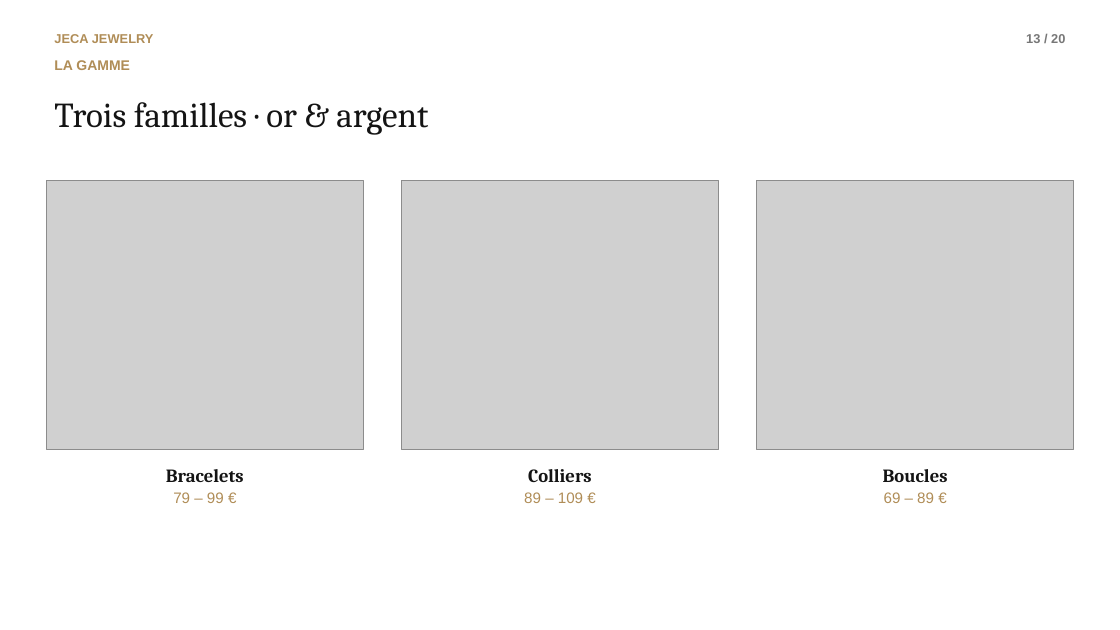
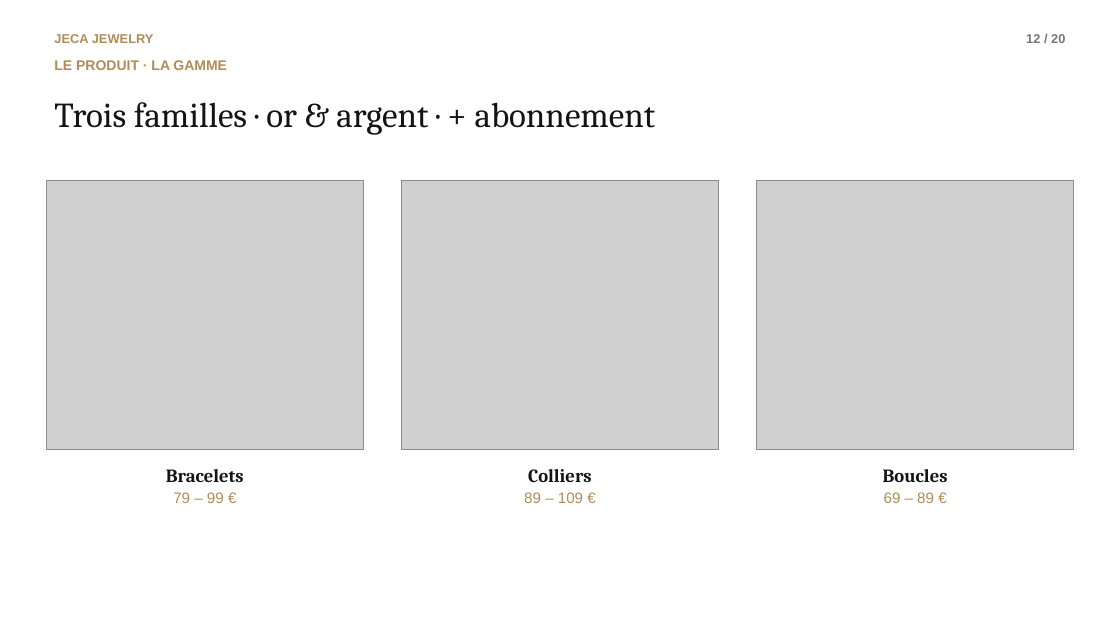
Before and after one commit to emirsqalli23-cpu/jeca-jewelry, a slide deck: slide 12 of JECA_PechaKucha.pptx (slide 13 before the commit). Drawn at 1120x630 pixels with LibreOffice and Linux fonts; fonts in the diff are those of the drawing; grey boxes stand for pictures. Boxes give left, top, right and bottom in pixels: in the first picture for what was removed or moved away, otherwise in the second. Text is boxed around its words. In the diff, an @@ line names an element or a change of style, - is before the commit and + after.

```diff
--- a/JECA_PechaKucha.pptx
+++ b/JECA_PechaKucha.pptx
@@ text at (54,60,227,70): text changed @@
-LA GAMME
+LE PRODUIT · LA GAMME
@@ text at (54,102,656,135): text changed @@
-Trois familles · or & argent
+Trois familles · or & argent · + abonnement
```
Also in this commit, not shown: 14 other slides changed, 5 slides added, 5 slides removed, 6 other files.
